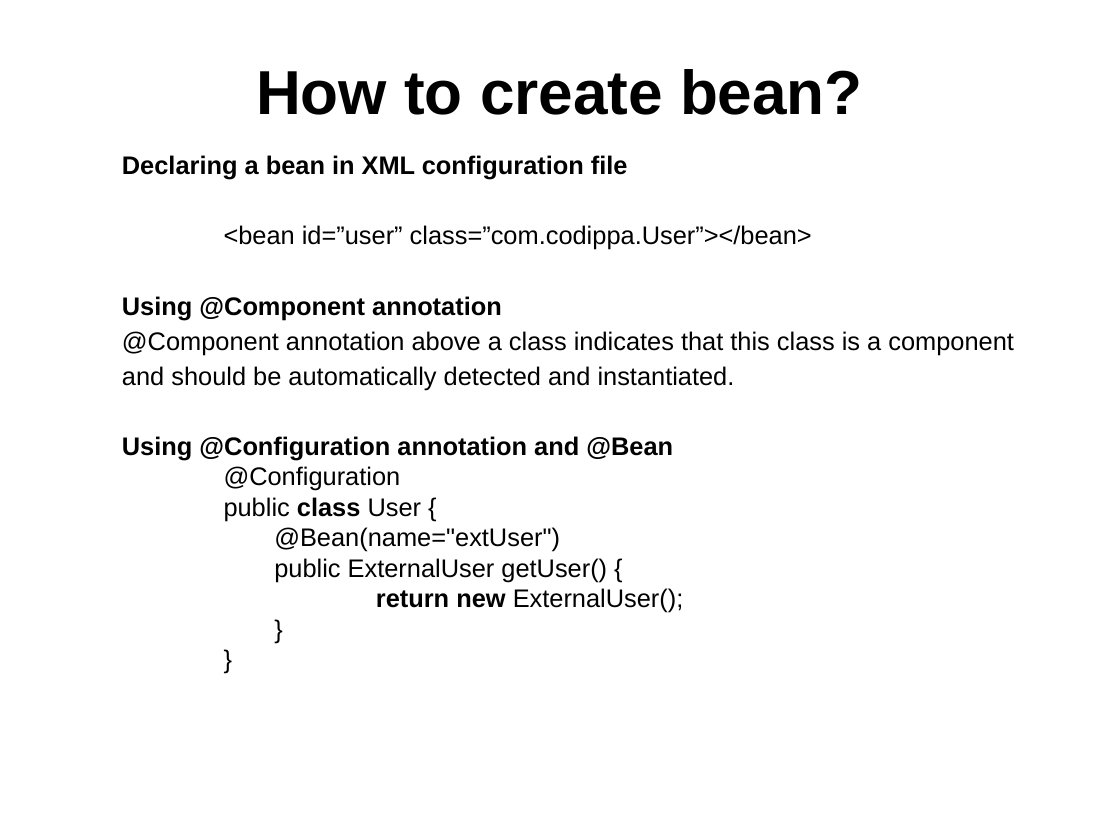
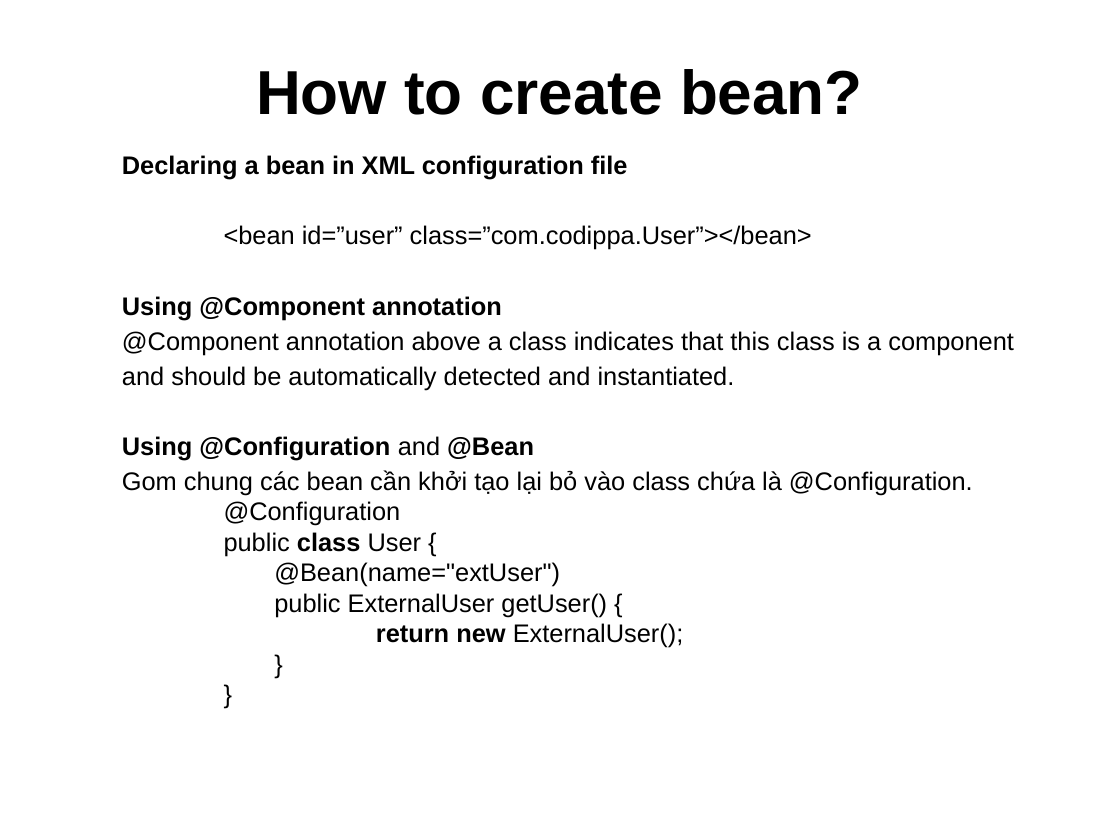
Before and after one commit to truongphan/documents, a slide deck: slide 9 of Spring.pptx (slide 8 before the commit). Drawn at 1120x840 pixels with LibreOffice and Linux fonts; fonts in the diff are those of the drawing. Boxes give left, top, right and bottom in pixels: in the first picture for what was removed or moved away, otherwise in the second. Text is boxed around its words. In the diff, an @@ line names an element or a change of style, - is before the commit and + after.

```diff
--- a/Spring.pptx
+++ b/Spring.pptx
@@ text at [122,436,973,495]: text changed; bold off @@
-Using @Configuration annotation and @Bean
+Using @Configuration and @Bean
+Gom chung các bean cần khởi tạo lại bỏ vào class chứa là @Configuration.
```
Also in this commit, not shown: 2 other slides changed, 1 slide added, 1 other file.
